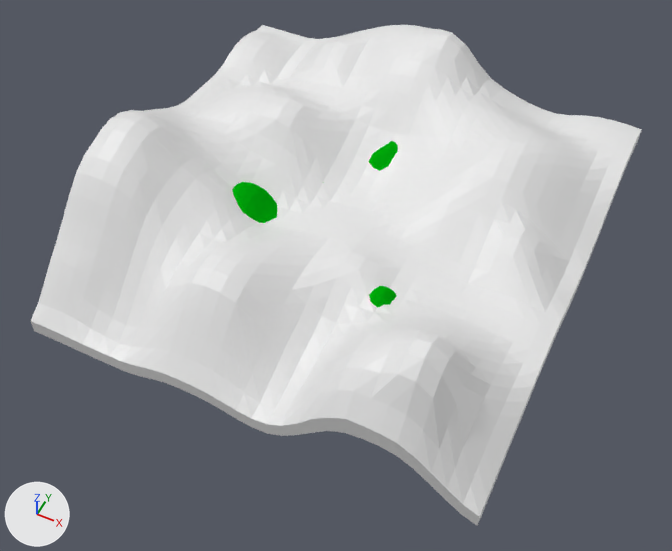
A saved change to the Blender file blender/detailtest2.blend.
The view is the same before and after, from a 50 mm camera at (1121.0, -2368.0, 2773.0) aimed at (44.0, -213.0, 80.0). Arrows for +X, +Y and +Z are at lower left; the lights stay in place.

The first picture shows 'col-1', 'detail32'.
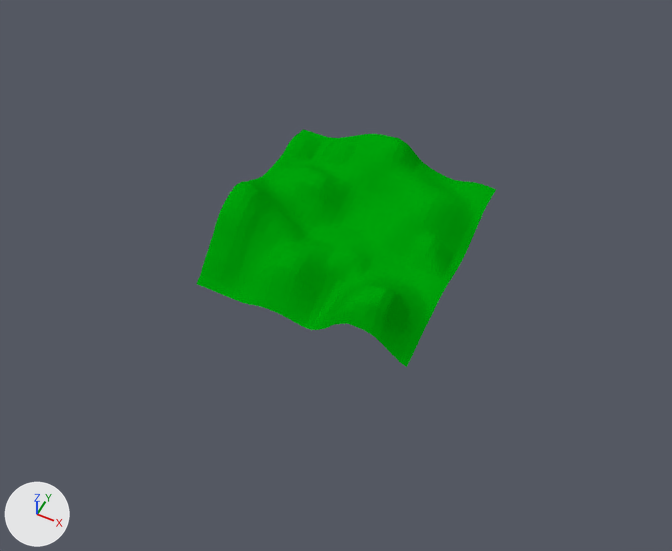
Edits to the bpy script that builds the scene:
```text
Change me_cube_002:
    used by ob_detail32; location = (0.0, 0.0, 0.0); scale = (15.0, 15.0, 15.0)
    remove me_cube_002.from_pydata(...)  # 14641 vertices, 14400 faces; spans x -30.0..30.0, y -30.0..30.0, z 1.0..18.8
    add me_cube_002.from_pydata(...)  # 4961 vertices, 4800 faces; spans x -9.6..10.6, y -30.0..30.0, z 1.0..18.8
    me_cube_002 part 1: 4961 vertices removed from x -30.0..-10.0, y -30.0..30.0, z 1.1..18.5
    me_cube_002 part 2: 4719 vertices removed from x 11.0..30.0, y -30.0..30.0, z 1.2..16.4
Add me_cube_006:
    me_cube_006.from_pydata(...)  # 5082 vertices, 4920 faces; spans x -30.0..-9.4, y -30.0..30.0, z 1.1..18.5
    me_cube_006.polygons.foreach_set('use_smooth', [True] * 4920)
    me_cube_006.materials.append(mat_base_terrain)  # its picture is missing
Add me_cube_007:
    me_cube_007.from_pydata(...)  # 4840 vertices, 4680 faces; spans x 10.4..30.0, y -30.0..30.0, z 1.2..16.4
    me_cube_007.polygons.foreach_set('use_smooth', [True] * 4680)
    me_cube_007.materials.append(mat_base_terrain)  # its picture is missing
Change ob_col_1:
    add ob_col_1.hide_viewport = True
Add ob_detail32_001:
    ob_detail32_001 = bpy.data.objects.new('detail32.001', me_cube_006)
    ob_detail32_001.location = (0.0, 0.0, 0.0)
    ob_detail32_001.scale = (15.0, 15.0, 15.0)
Add ob_detail32_002:
    ob_detail32_002 = bpy.data.objects.new('detail32.002', me_cube_007)
    ob_detail32_002.location = (0.0, 0.0, 0.0)
    ob_detail32_002.scale = (15.0, 15.0, 15.0)
```

Location of each change, [x1, y1, x2, y2] in pixels of the pictures (672 x 551 px):
'col-1', hidden
    before: [31, 25, 642, 526]
'detail32.002', added (green)
    after: [335, 168, 496, 367]
'detail32.001', added (green)
    after: [197, 129, 366, 307]
part 1 of me_cube_002, deleted (green)
    before: [232, 182, 324, 223]
part 2 of me_cube_002, deleted (green)
    before: [369, 286, 396, 307]
